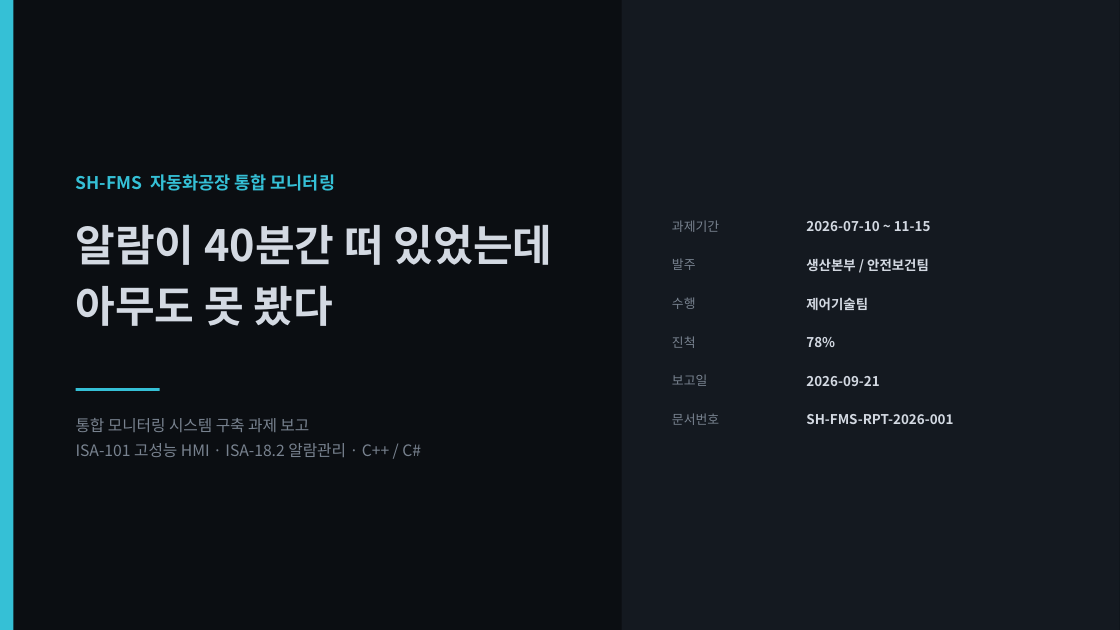
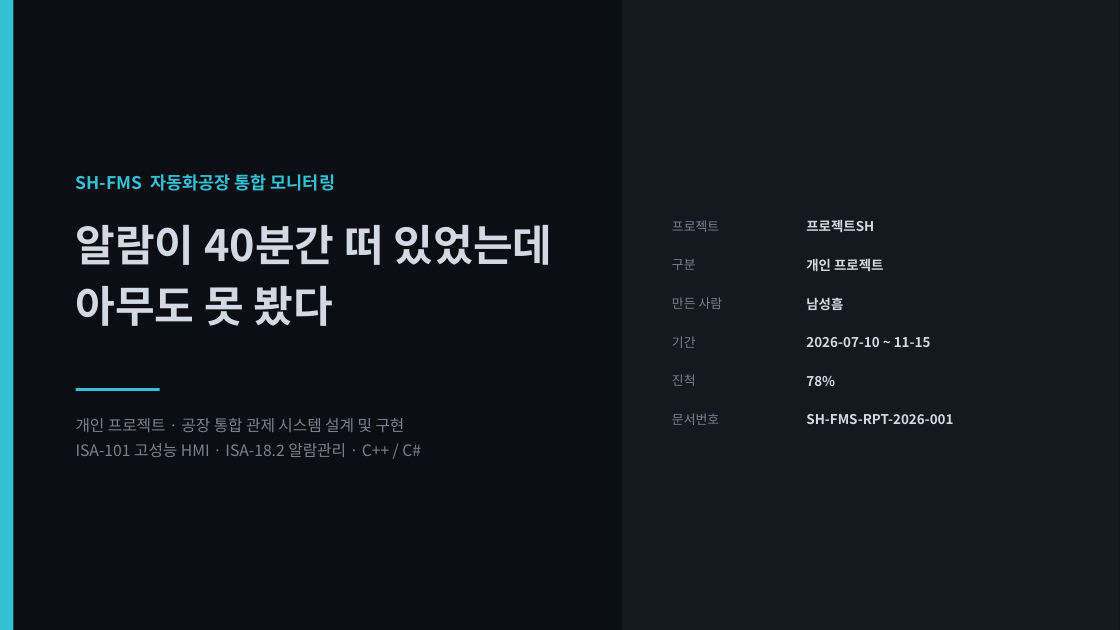
Before and after one commit to gngnll19999-alt/Project-SH-FMS, a slide deck: slide 1 of presentation/SH-FMS_프로젝트보고.pptx. Drawn at 1120x630 pixels with LibreOffice and Linux fonts; fonts in the diff are those of the drawing. Boxes give left, top, right and bottom in pixels: in the first picture for what was removed or moved away, otherwise in the second. Text is boxed around its words. In the diff, an @@ line names an element or a change of style, - is before the commit and + after.

Commit message:
개인 프로젝트(프로젝트SH) 기준으로 문서 정리
회사 과제 문서 틀로 쓰여 있던 부분을 걷어냈다.

- 발주 / 수행 / 보고 대상 / 검토·승인 행 제거, 작성자를 남성흠으로 통일
- 담당자별 배정(담당: OOO) 표기 제거 — 1인 개발이므로 의미 없음
- 투입 공수(M/M) 표 -> 개발 규모(화면 수, 모듈 구성, 외부 의존성) 표로 교체
- 인터뷰 인원수 등 조직 활동 근거를 공개 자료 조사 근거로 정정
- 각 문서 상단에 개인 프로젝트임을 명시 (등장하는 공장·수치는 설계 전제)
- README 상단에 프로젝트SH 배너 추가
- 데모 test 계정 표시명을 남성흠으로 변경
- 발표자료 3종 재생성 (표지 메타, 공수 슬라이드, 마무리 슬라이드)

```diff
--- a/presentation/SH-FMS_프로젝트보고.pptx
+++ b/presentation/SH-FMS_프로젝트보고.pptx
@@ text at <box>672,220,719,232</box>: text changed @@
-과제기간
+프로젝트
@@ text at <box>806,219,874,232</box>: text changed @@
-2026-07-10 ~ 11-15
+프로젝트SH
@@ text at <box>672,259,696,270</box>: text changed @@
-발주
+구분
@@ text at <box>806,258,883,271</box>: text changed @@
-생산본부 / 안전보건팀
+개인 프로젝트
@@ text at <box>672,297,723,309</box>: text changed @@
-수행
+만든 사람
@@ text at <box>806,297,843,310</box>: text changed @@
-제어기술팀
+남성흠
@@ text added at <box>672,336,696,348</box>, 11 pt, text #78828F @@
+기간
@@ text added at <box>806,337,931,347</box>, 11.5 pt, text #D3D9E2, bold @@
+2026-07-10 ~ 11-15
@@ text "진척": place and size @@
-text "진척" at <box>672,336,696,348</box>
+text "진척" at <box>672,374,696,386</box>
@@ text removed at <box>672,374,707,386</box> @@
-보고일
@@ text "78%": place and size @@
-text "78%" at <box>806,337,835,347</box>
+text "78%" at <box>806,376,835,386</box>
@@ text removed at <box>806,376,879,386</box> @@
-2026-09-21
@@ text at <box>76,418,405,432</box>: text changed @@
-통합 모니터링 시스템 구축 과제 보고
+개인 프로젝트 · 공장 통합 관제 시스템 설계 및 구현
```
Also in this commit, not shown: 2 other slides changed, 12 other files.
